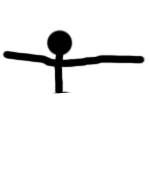
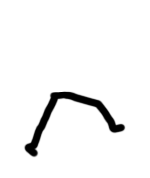
The second 150x178 image is a revision of the first. Changes to its layers:
hid "Layer 3 copy" over [2, 29, 146, 94]
showed "Layer 3" over [23, 91, 126, 158]
